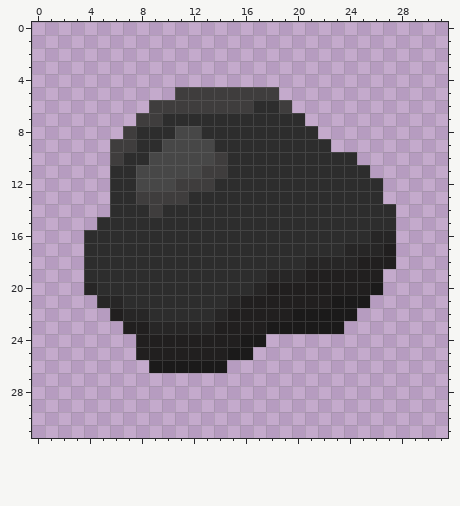
File history of a pixel-art sprite, assets/sprites/coals/scalled/better-coal.png. Above is the file before it was changed.
The file is 256x256 pixels, drawn in blocks of 8x8; one block is one cell here. Colours within 5 levels of each other are drawn and written as one.
Once edited:
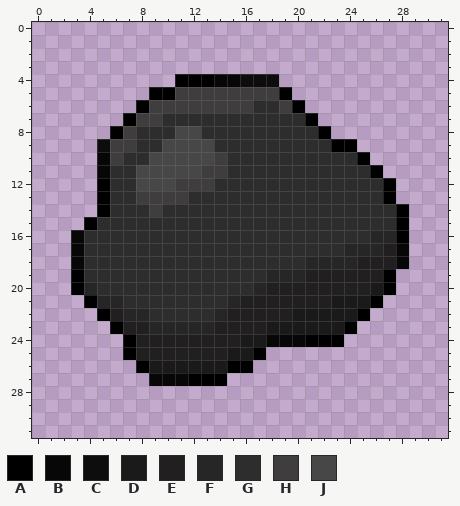
Palette (. is transparent): A #000000  B #070707  C #0d0d0d  D #1b1a1a  E #211f1f  F #272626  G #2d2d2d  H #3f3d3d  J #474747
Difference:
Changed rows in their new state; - is an unchanged pixel.
first column x 3:
 4 --------AAABBCCC----------
 5 ------AA--------A---------
 6 -----A-----------A--------
 7 ----A-------------A-------
 8 ---A---------------A------
 9 --C-----------------AA----
10 --B-------------------A---
11 --B--------------------A--
12 --A---------------------A-
13 --A---------------------A-
14 --A----------------------A
15 -A-----------------------A
16 B------------------------A
17 B------------------------B
18 B------------------------B
19 A-----------------------A-
20 A-----------------------A-
21 -A---------------------A--
22 --A-------------------A---
23 ---A-----------------A----
24 ----A----------BBBAAA-----
25 ----A---------A-----------
26 -----A------AA------------
27 ------BBBAAA--------------
Where, in picture pixels (left, top, right, bottom), the same in both pictures:
added: (71, 74, 409, 386)
